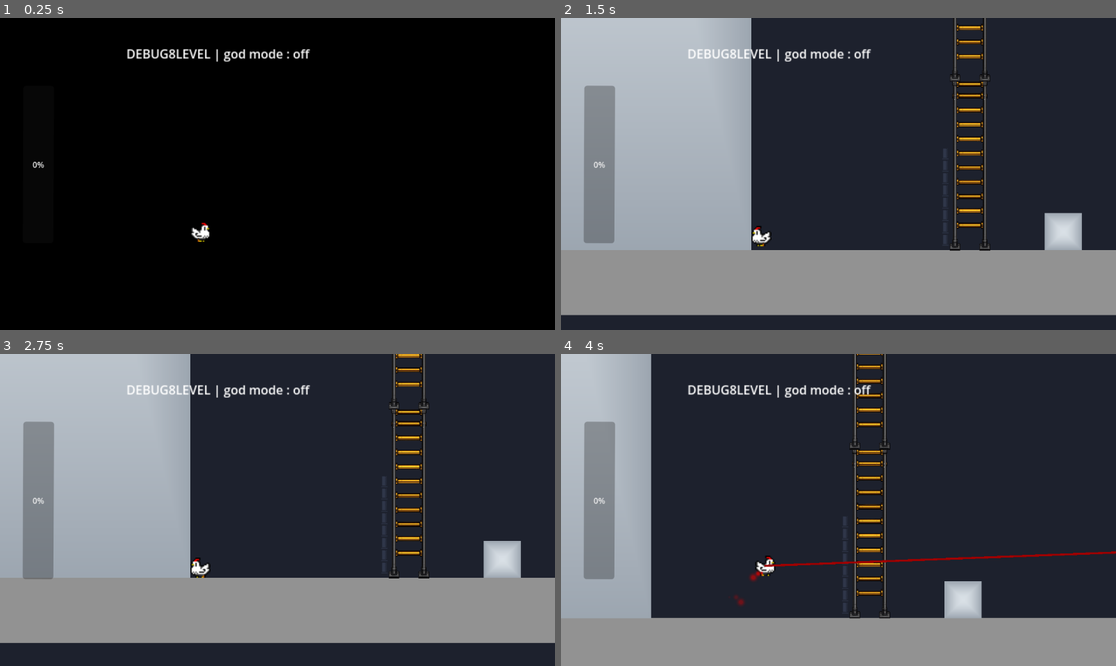
Above: before the commit, frames 1-4 (two rows, left to right).
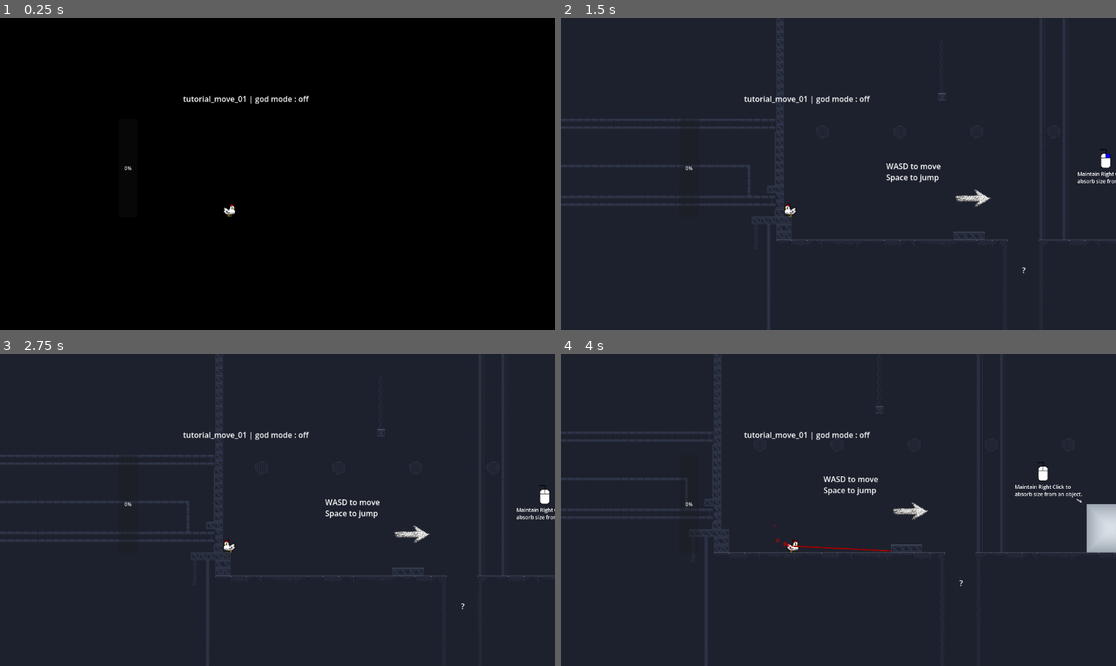
Above: after the commit, the same moments.

Repository: mgi-dev/size-them-up
Game: Godot game, scene res://scenes/levels/tutorial/move_01.tscn
The game is run twice, just before and just after one commit, with the same random seed, the same clock (stepped at 60 frames per second) and the same inputs. Before the commit the project starts from res://scenes/levels/debug.tscn.
Inputs (mouse positions are in pixels of both pictures, inside the frame that each line leads up to):
- Up to frame 1 (0.25 s): no input
- Up to frame 2 (1.5 s): tap Enter at 0.5, 1.25 s; move the mouse to (960, 158) at 0.52 s; hold A (player_move_right) 0.53-1.28 s; hold Tab (change_resize_mode) 0.53-1.28 s; tap Space (player_jump) at 0.77 s; move the mouse to (727, 189) at 1.27 s; hold S (player_down) from 1.28 s (still down); tap E (interact) at 1.35 s
- Up to frame 3 (2.75 s): tap Space (player_jump) at 1.52 s; tap Enter at 2 s; move the mouse to (333, 441) at 2.02 s; release S (player_down) at 2.03 s; hold A (player_move_right) from 2.03 s (still down); hold W (player_climb) from 2.03 s (still down)
- Up to frame 4 (4 s): tap Enter at 2.75, 3.5 s; move the mouse to (810, 572) at 2.77 s; release W (player_climb) at 2.78 s; right-click (810, 572) at 2.85 s; tap Space (player_jump) at 3.02, 3.77 s; move the mouse to (1005, 556) at 3.52 s; release A (player_move_right) at 3.53 s; press the mouse at (1005, 556) at 3.53 s; hold D (player_move_left) from 3.53 s (still down)

The runs differ from the first frame. In frame 1, 1.1% of the frame differs, in the area x 5-56%, y 9-72%; in frame 2, 51%, in the area x 0-100%, y 0-100%; in frame 3, 51%; in frame 4, 36%.

Commit message:
resize and lock camera

Diff:
--- a/project.godot
+++ b/project.godot
@@ -11,7 +11,7 @@
 [application]
 
 config/name="size-them-up"
-run/main_scene="uid://ck7rpm0lni6wt"
+run/main_scene="uid://cvkdnibthft57"
 config/features=PackedStringArray("4.6", "Forward Plus")
 config/icon="res://icon.svg"
 
@@ -21,6 +21,10 @@
 SignalBus="*uid://c4r46dbqecicl"
 GameState="*uid://cnfkex8r8br8g"
 SoundController="*uid://nsyrcjj1rts4"
+
+[display]
+
+window/size/resizable=false
 
 [global_group]
 
--- a/scenes/levels/base_level.gd
+++ b/scenes/levels/base_level.gd
@@ -34,7 +34,7 @@
 
 		var tween = create_tween()
 		var texture_size = transition_sprite.texture.get_size()
-		var screen_diagonal = get_viewport().get_visible_rect().size.length()
+		var screen_diagonal = get_viewport().get_visible_rect().size.length() * 2
 
 		tween.tween_property(transition_sprite, "scale" , Vector2.ONE * (screen_diagonal / texture_size.x), 0.3)
 
@@ -48,7 +48,7 @@
 		entrance_door.reset_open()
 	transition_sprite.position = $Player.position - Vector2(0.5, 0.5)
 	var texture_size = transition_sprite.texture.get_size()
-	var screen_diagonal = get_viewport().get_visible_rect().size.length()
+	var screen_diagonal = get_viewport().get_visible_rect().size.length() * 2
 	transition_sprite.scale = Vector2.ONE * (screen_diagonal / texture_size.x)
 	await get_tree().create_timer(0.5).timeout
 	var tween = create_tween()
--- a/scenes/levels/base_level.tscn
+++ b/scenes/levels/base_level.tscn
@@ -499,7 +499,6 @@
 
 [node name="Camera" parent="." unique_id=1438112420 instance=ExtResource("2_uk53i")]
 position = Vector2(80, 472)
-zoom = Vector2(1.6, 1.6)
 
 [node name="Hud" parent="Camera" unique_id=1601095639 instance=ExtResource("6_3rriw")]
 position = Vector2(-254.98163, -14.848816)
--- a/scenes/levels/tutorial/move_01.tscn
+++ b/scenes/levels/tutorial/move_01.tscn
@@ -15,7 +15,7 @@
 position = Vector2(-54, 626)
 
 [node name="TileMap" parent="." index="2" unique_id=1431608523]
-layer_0/tile_data = PackedInt32Array(2686965, 0, 1, 2686966, …(11884 unchanged characters)… 3211282, 262144, 3, 3276818, 262144, 3, 3342354, 262144, 3, 3407890, 262144, 3, 2818071, 196608, 3, 2883607, 196608, 3, 3145751, 196608, 3, 3211287, 196608, 3, 3276823, 196608, 3, 3342359, 196608, 3, 3407895, 196608, 3, 2949143, 196608, 3, 3014679, 196608, 3, 3080215, 196608, 3, 3473426, 393216, 1, 3473427, 458752, 1, 3473428, 524288, 1, 3473429, 589824, 1, 3473430, 655360, 1, 3473431, 720896, 1)
+layer_0/tile_data = PackedInt32Array(2686965, 0, 1, 2686966, …(11884 unchanged characters)… 3211282, 262144, 3, 3276818, 262144, 3, 2818071, 196608, 3, 2883607, 196608, 3, 3145751, 196608, 3, 3211287, 196608, 3, 3276823, 196608, 3, 2949143, 196608, 3, 3014679, 196608, 3, 3080215, 196608, 3, 3866642, 262144, 3, 3932178, 262144, 3, 3997714, 393216, 1, 3997715, 458752, 1, 3997716, 524288, 1, 3997717, 589824, 1, 3997718, 655360, 1, 3866647, 196608, 3, 3932183, 196608, 3, 3997719, 720896, 1, 3342354, 262144, 3, 3407890, 262144, 3, 3473426, 262144, 3, 3538962, 262144, 3, 3604498, 262144, 3, 3670034, 262144, 3, 3735570, 262144, 3, 3801106, 262144, 3, 3342359, 196608, 3, 3407895, 196608, 3, 3473431, 196608, 3, 3538967, 196608, 3, 3604503, 196608, 3, 3670039, 196608, 3, 3735575, 196608, 3, 3801111, 196608, 3)
 
 [node name="RichTextLabel" type="RichTextLabel" parent="." index="5" unique_id=102628212]
 offset_left = 51.608963
@@ -104,10 +104,10 @@
 text = "E to open door"
 
 [node name="RichTextLabel3" type="RichTextLabel" parent="." index="13" unique_id=1418501996]
-offset_left = 398.0
-offset_top = 817.0
-offset_right = 543.0
-offset_bottom = 874.0
+offset_left = 403.0
+offset_top = 960.0
+offset_right = 548.0
+offset_bottom = 1017.0
 text = "Press R To reset"
 
 [node name="RichTextLabel4" type="RichTextLabel" parent="." index="14" unique_id=2102166230]
